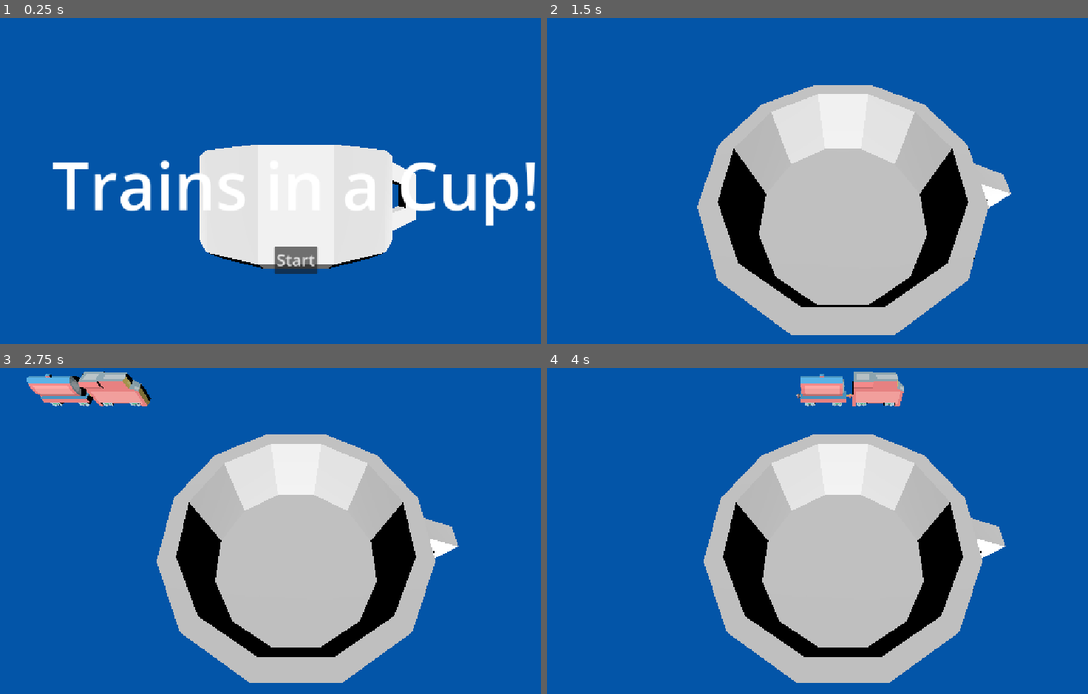
Above: before the commit, frames 1-4 (two rows, left to right).
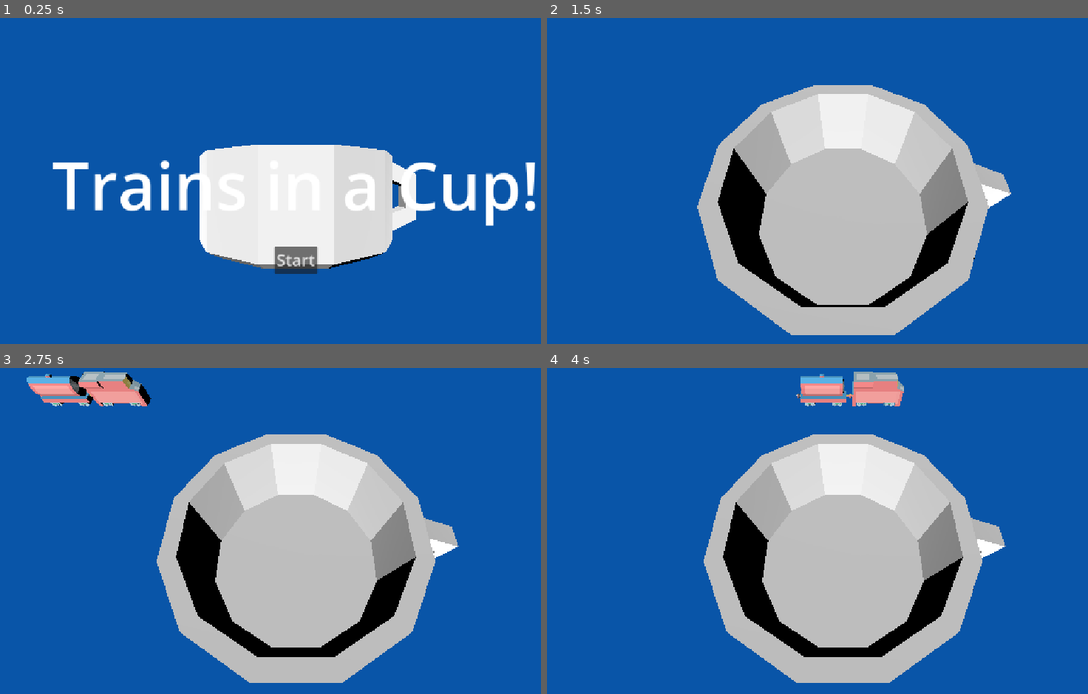
Above: after the commit, the same moments.

Repository: AlexGarbus/trains-in-a-cup
Game: Godot game, scene res://main/main.tscn
Two runs of this game, one before a commit and one after it. Both use one fixed random seed, a clock stepped at 60 frames per second and the inputs below.
Inputs (mouse positions are in pixels of both pictures, inside the frame that each line leads up to):
- Up to frame 1 (0.25 s): no input
- Up to frame 2 (1.5 s): click "Start" at 0.5 s; move the mouse to (974, 167) at 1.27 s; click (974, 167) at 1.42 s
- Up to frame 3 (2.75 s): tap Enter at 2 s; drag from (178, 550) to (265, 599) at 2.02 s
- Up to frame 4 (4 s): move the mouse to (904, 462) at 2.77 s; click (904, 462) at 2.92 s; drag from (812, 599) to (666, 485) at 3.52 s

The runs differ from the first frame. In frame 1, 0.1% of the frame differs, in the area x 38-75%, y 51-77%; in frame 2, 1.2%, in the area x 68-82%, y 40-67%; in frame 3, 1.2%; in frame 4, 1.2%.

Commit message:
Flat & hopper cars

Diff:
--- a/main/main.tscn
+++ b/main/main.tscn
@@ -10,9 +10,11 @@
 [ext_resource type="PackedScene" uid="uid://btdg7pt5ben5u" path="res://objects/cup/cup.tscn" id="6_na0o7"]
 [ext_resource type="Script" uid="uid://cj7ad8n1s1i0b" path="res://main/bounds.gd" id="7_73k8k"]
 [ext_resource type="PackedScene" uid="uid://clgvnnx2n0m6t" path="res://objects/train/diesel/diesel.tscn" id="7_fwcvl"]
+[ext_resource type="PackedScene" uid="uid://bfdxweus14fua" path="res://objects/train/flat/flat.tscn" id="8_n3o0a"]
 [ext_resource type="PackedScene" uid="uid://dj8jdq5wy150e" path="res://objects/train/box/box.tscn" id="8_na0o7"]
 [ext_resource type="Script" uid="uid://03msrpsawifo" path="res://main/score.gd" id="9_5xyti"]
 [ext_resource type="PackedScene" uid="uid://w4v48vn0djtx" path="res://objects/train/tank/tank.tscn" id="9_73k8k"]
+[ext_resource type="PackedScene" uid="uid://b6iih2v1ghf2x" path="res://objects/train/hopper/hopper.tscn" id="9_s758e"]
 [ext_resource type="PackedScene" uid="uid://blsmhbej5v6so" path="res://objects/train/caboose/caboose.tscn" id="10_5xyti"]
 
 [sub_resource type="WorldBoundaryShape3D" id="WorldBoundaryShape3D_bsumw"]
@@ -23,7 +25,6 @@
 ambient_light_source = 1
 ambient_light_energy = 0.0
 reflected_light_source = 1
-adjustment_enabled = true
 
 [node name="Main" type="Node"]
 script = ExtResource("1_0xm2m")
@@ -52,7 +53,7 @@
 [node name="Spawner" type="Node" parent="."]
 script = ExtResource("5_0i4oc")
 front_trains = Array[PackedScene]([ExtResource("6_bsumw"), ExtResource("7_fwcvl")])
-middle_trains = Array[PackedScene]([ExtResource("8_na0o7"), ExtResource("9_73k8k")])
+middle_trains = Array[PackedScene]([ExtResource("8_na0o7"), ExtResource("9_73k8k"), ExtResource("8_n3o0a"), ExtResource("9_s758e")])
 rear_trains = Array[PackedScene]([ExtResource("10_5xyti")])
 
 [node name="LeftSpawn" type="Marker3D" parent="Spawner"]
@@ -80,7 +81,7 @@
 environment = SubResource("Environment_73k8k")
 
 [node name="DirectionalLight3D" type="DirectionalLight3D" parent="."]
-transform = Transform3D(1, 0, 0, 0, 0.866025, 0.5, 0, -0.5, 0.866025, 0, 0, 0)
+transform = Transform3D(0.965926, -0.224144, -0.12941, 0.258819, 0.836516, 0.482963, 0, -0.5, 0.866025, 0, 0, 0)
 sky_mode = 1
 
 [node name="Camera3D" type="Camera3D" parent="."]
--- /dev/null
+++ b/objects/train/flat/flat.tscn
@@ -0,0 +1,22 @@
+[gd_scene load_steps=5 format=3 uid="uid://bfdxweus14fua"]
+
+[ext_resource type="PackedScene" uid="uid://dgcg014vk7ikd" path="res://objects/train/base.tscn" id="1_y0lnf"]
+[ext_resource type="PackedScene" uid="uid://dax4tipysh47l" path="res://objects/train/flat/flat.glb" id="2_e7nt2"]
+
+[sub_resource type="BoxShape3D" id="BoxShape3D_y0lnf"]
+size = Vector3(4, 2, 14)
+
+[sub_resource type="BoxShape3D" id="BoxShape3D_e7nt2"]
+size = Vector3(3, 3.5, 5.25)
+
+[node name="Flat" instance=ExtResource("1_y0lnf")]
+
+[node name="CollisionShape3D" parent="." index="0"]
+transform = Transform3D(1, 0, 0, 0, 1, 0, 0, 0, 1, 0, 2, 0)
+shape = SubResource("BoxShape3D_y0lnf")
+
+[node name="CollisionShape3D2" type="CollisionShape3D" parent="." index="1"]
+transform = Transform3D(1, 0, 0, 0, 1, 0, 0, 0, 1, 0, 4.75, 0)
+shape = SubResource("BoxShape3D_e7nt2")
+
+[node name="blockbench_export" parent="." index="3" instance=ExtResource("2_e7nt2")]
--- /dev/null
+++ b/objects/train/hopper/hopper.tscn
@@ -0,0 +1,15 @@
+[gd_scene load_steps=4 format=3 uid="uid://b6iih2v1ghf2x"]
+
+[ext_resource type="PackedScene" uid="uid://dgcg014vk7ikd" path="res://objects/train/base.tscn" id="1_4123c"]
+[ext_resource type="PackedScene" uid="uid://cy6mjlkybi4yk" path="res://objects/train/hopper/hopper.glb" id="2_3csod"]
+
+[sub_resource type="BoxShape3D" id="BoxShape3D_fnrxc"]
+size = Vector3(4, 6, 14)
+
+[node name="Base" instance=ExtResource("1_4123c")]
+
+[node name="CollisionShape3D" parent="." index="0"]
+transform = Transform3D(1, 0, 0, 0, 1, 0, 0, 0, 1, 0, 5, 0)
+shape = SubResource("BoxShape3D_fnrxc")
+
+[node name="blockbench_export" parent="." index="2" instance=ExtResource("2_3csod")]
Not shown: 1 places in main/main.tscn that only renumber resources
Binary file added: objects/train/flat/flat.glb
Not shown, added: objects/train/flat/flat.glb.import
Binary file added: objects/train/flat/flat_0.png
Not shown, added: objects/train/flat/flat_0.png.import
Binary file added: objects/train/hopper/hopper.glb
Not shown, added: objects/train/hopper/hopper.glb.import
Binary file added: objects/train/hopper/hopper_0.png
Not shown, added: objects/train/hopper/hopper_0.png.import
